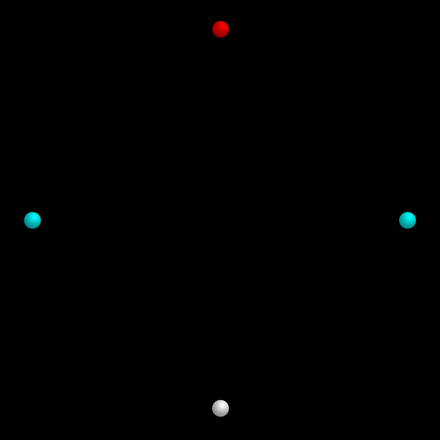
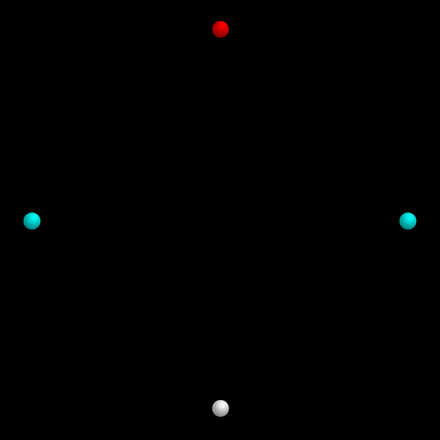
Layer changes from the first 440x440 image to the second:
painted on "Layer 1 copy" over (x1=23, y1=211, x2=417, y2=230)
